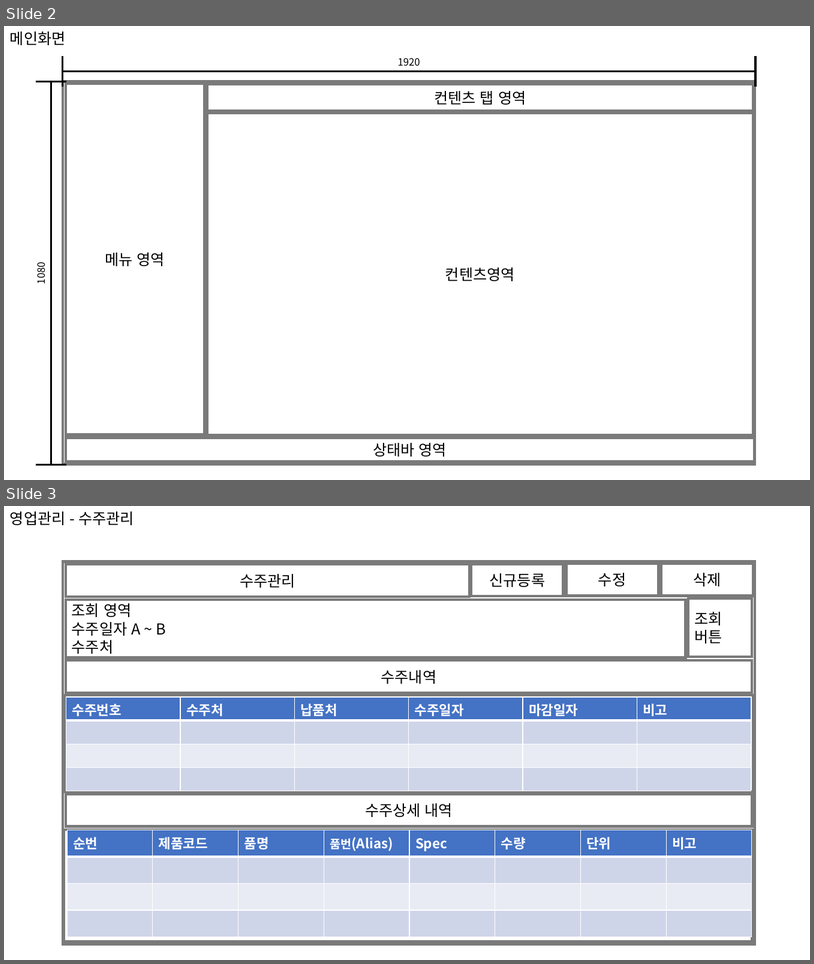
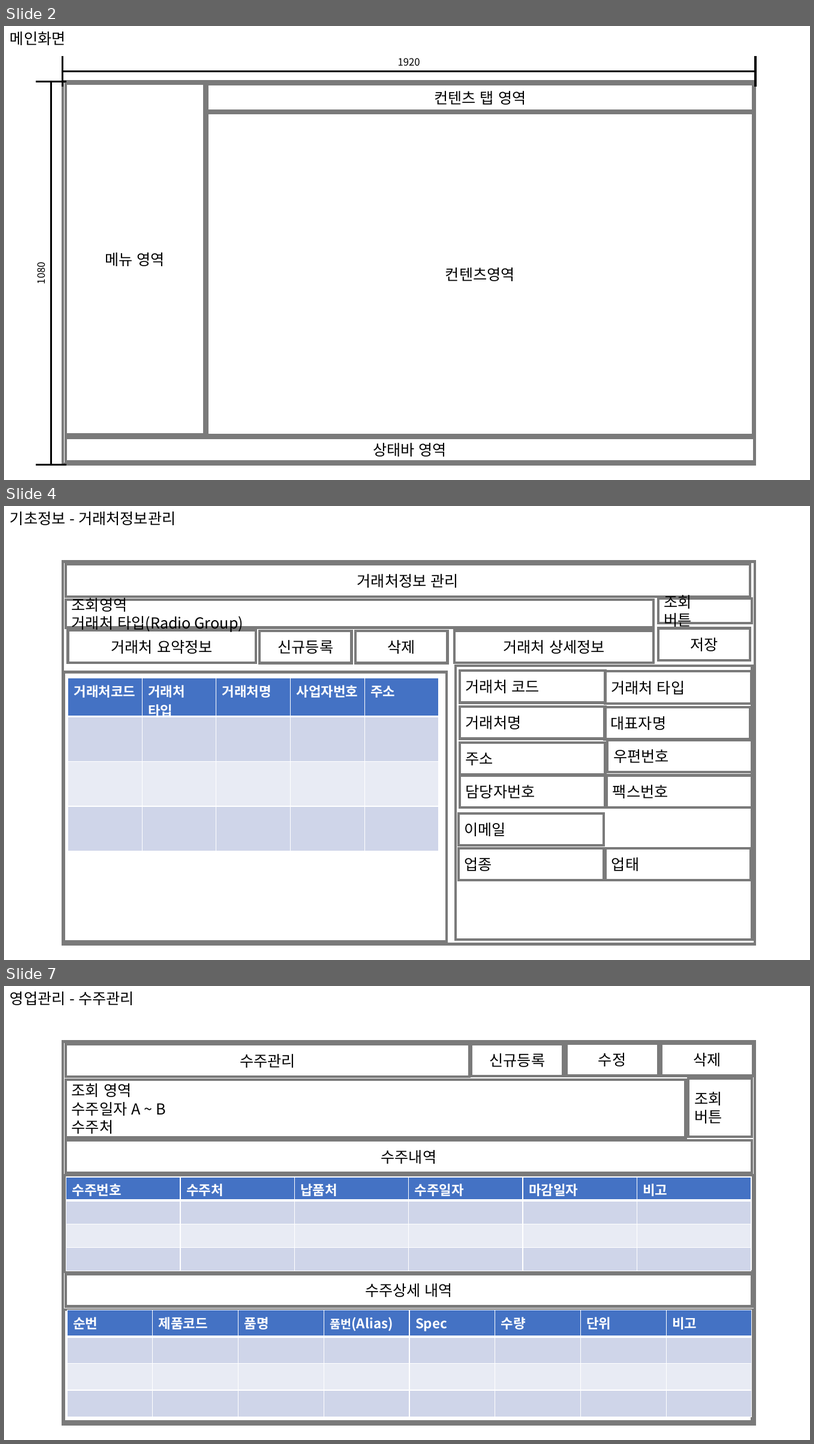
Before and after one commit to QYnote/MES, a slide deck: 00. 설계/UI 설계.pptx. Shown one above the other, each under a label of ours: slides 2 and 3 before the commit, slides 2, 4 and 7 after it; the slides between them are not shown. The pictures are 814x964 and 814x1444 pixels, drawn with LibreOffice and Linux fonts; fonts in the diff are those of the drawing. Boxes give left, top, right and bottom in pixels: in the first picture for what was removed or moved away, otherwise in the second. Text is boxed around its words. In the diff, an @@ line names an element or a change of style, - is before the commit and + after.

Commit message:
2022-05-05 Update01 1. Table Info_CategoryGroup 추가 2. UI설계 : 기초정보 추가, 실적등록 수정 3. 개발프로세스 : 진행사항 작성 4. UI작업 : 종합코드관리, 거래처정보관리, 자재정보관리 5. POP_Product0,1,2 -> POP_Product 통합 6. Main화면 신규화면 연동

```diff
--- a/00. 설계/UI 설계.pptx
+++ b/00. 설계/UI 설계.pptx
@@ slide 4 added at [4, 506, 810, 960], background #FFFFFF @@
@@ text added at [10, 511, 176, 525], 18 pt, text #000000 @@
+기초정보 - 거래처정보관리
@@ rectangle added at [63, 562, 755, 944], outline #7A7A7A 3 pt @@
@@ rectangle added at [66, 564, 750, 596], outline #7A7A7A 3 pt, 18 pt, text #000000 @@
+거래처정보 관리
@@ rectangle added at [66, 599, 654, 627], outline #7A7A7A 3 pt, 18 pt, text #000000 @@
+조회영역
+거래처 타입(Radio Group)
@@ rectangle added at [659, 598, 752, 624], outline #7A7A7A 3 pt, 18 pt, text #000000 @@
+조회
+버튼
@@ rectangle added at [68, 631, 256, 663], outline #7A7A7A 3 pt, 18 pt, text #000000 @@
+거래처 요약정보
@@ rectangle added at [260, 631, 352, 663], outline #7A7A7A 3 pt, 18 pt, text #000000 @@
+신규등록
@@ rectangle added at [356, 631, 448, 663], outline #7A7A7A 3 pt, 18 pt, text #000000 @@
+삭제
@@ rectangle added at [455, 631, 654, 663], outline #7A7A7A 3 pt, 18 pt, text #000000 @@
+거래처 상세정보
@@ rectangle added at [659, 628, 750, 660], outline #7A7A7A 3 pt, 18 pt, text #000000 @@
+저장
@@ rectangle added at [456, 666, 753, 939], outline #7A7A7A 3 pt @@
@@ rectangle added at [64, 672, 447, 941], outline #7A7A7A 3 pt @@
@@ table added at [68, 678, 440, 851], 4 rows, 5 columns @@
+거래처코드 | 거래처 타입 | 거래처명 | 사업자번호 | 주소
+ |  |  |  | 
+ |  |  |  | 
+ |  |  |  | 
@@ rectangle added at [460, 670, 606, 703], outline #7A7A7A 3 pt, 18 pt, text #000000 @@
+거래처 코드
@@ rectangle added at [606, 671, 752, 703], outline #7A7A7A 3 pt, 18 pt, text #000000 @@
+거래처 타입
@@ rectangle added at [460, 706, 606, 738], outline #7A7A7A 3 pt, 18 pt, text #000000 @@
+거래처명
@@ rectangle added at [605, 708, 751, 739], outline #7A7A7A 3 pt, 18 pt, text #000000 @@
+대표자명
@@ rectangle added at [460, 742, 606, 775], outline #7A7A7A 3 pt, 18 pt, text #000000 @@
+주소
@@ rectangle added at [608, 740, 753, 772], outline #7A7A7A 3 pt, 18 pt, text #000000 @@
+우편번호
@@ rectangle added at [460, 775, 606, 807], outline #7A7A7A 3 pt, 18 pt, text #000000 @@
+담당자번호
@@ rectangle added at [607, 775, 753, 807], outline #7A7A7A 3 pt, 18 pt, text #000000 @@
+팩스번호
@@ rectangle added at [459, 813, 605, 846], outline #7A7A7A 3 pt, 18 pt, text #000000 @@
+이메일
@@ rectangle added at [459, 848, 605, 880], outline #7A7A7A 3 pt, 18 pt, text #000000 @@
+업종
@@ rectangle added at [606, 848, 752, 880], outline #7A7A7A 3 pt, 18 pt, text #000000 @@
+업태
@@ what was slide 3 is now slide 7 @@
```
Also in this commit, not shown: 2 slides changed, 6 other slides added, 19 other files.
